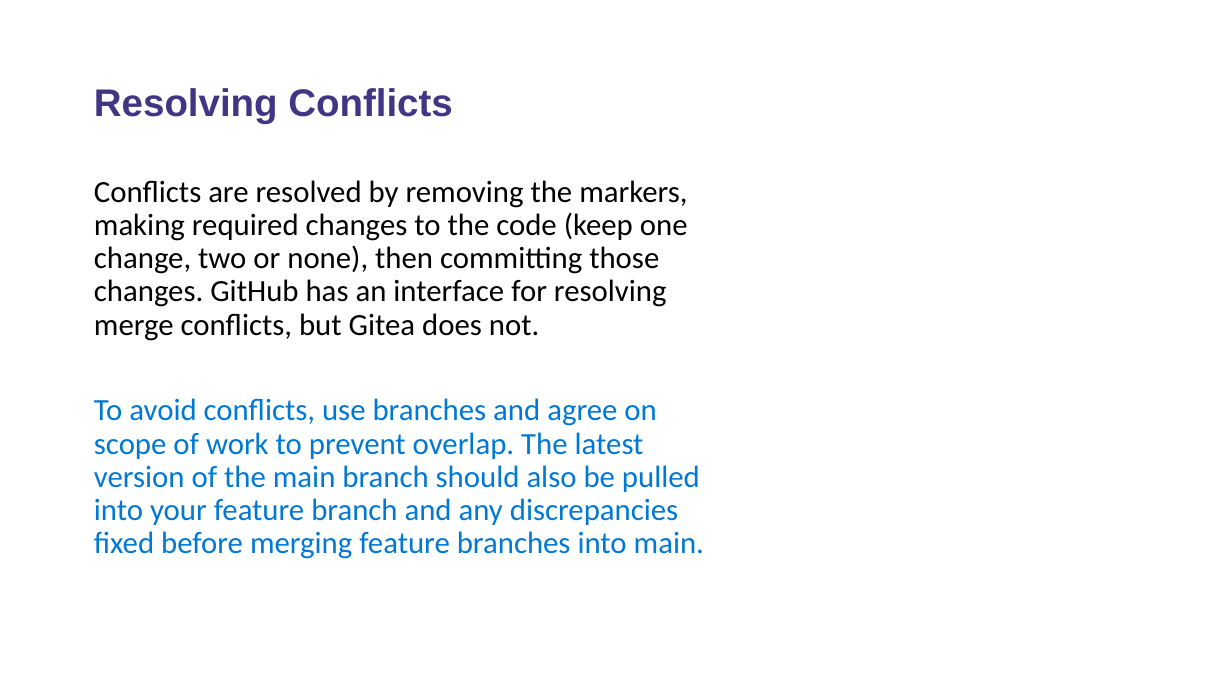
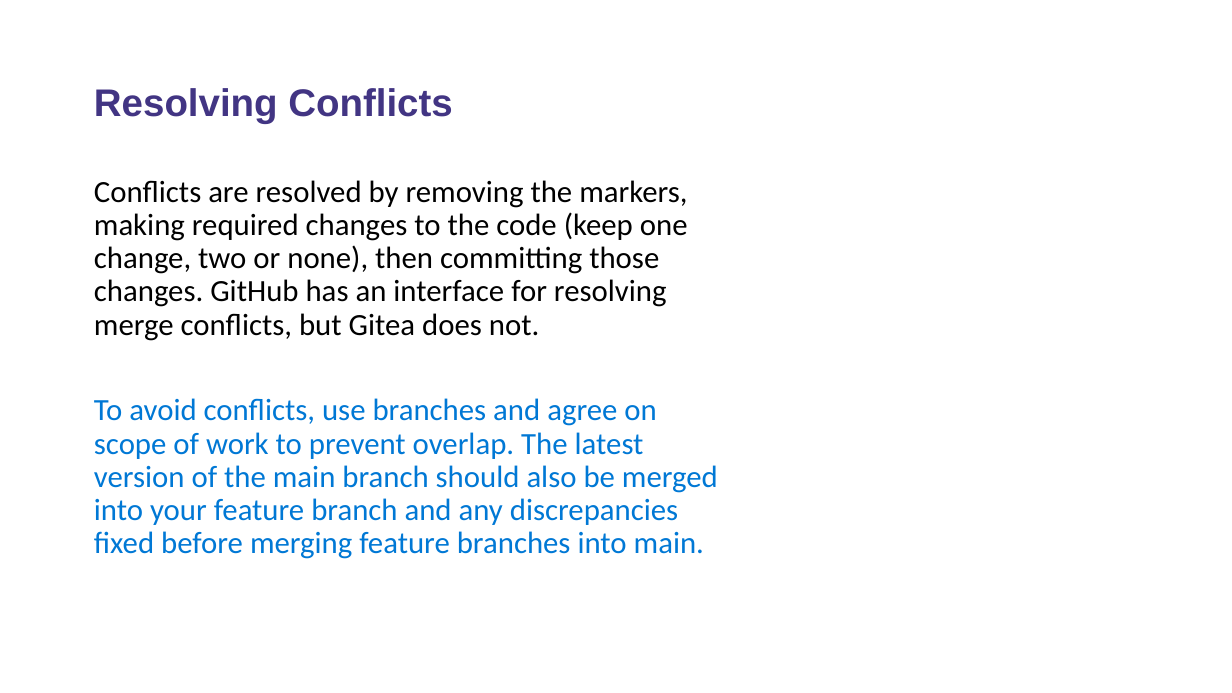
Before and after one commit to Public-Health-Scotland/learn-git, a slide deck: slide 47 of Introduction to Git.pptx. Drawn at 1232x693 pixels with LibreOffice and Linux fonts; fonts in the diff are those of the drawing; background and template pictures are left out. Boxes give left, top, right and bottom in pixels: in the first picture for what was removed or moved away, otherwise in the second. Text is boxed around its words. In the diff, an @@ line names an element or a change of style, - is before the commit and + after.

```diff
--- a/Introduction to Git.pptx
+++ b/Introduction to Git.pptx
@@ text at box(94, 398, 718, 559): text changed @@
-To avoid conflicts, use branches and agree on scope of work to prevent overlap. The latest version of the main branch should also be pulled into your feature branch and any discrepancies fixed before merging feature branches into main.
+To avoid conflicts, use branches and agree on scope of work to prevent overlap. The latest version of the main branch should also be merged into your feature branch and any discrepancies fixed before merging feature branches into main.
```
Also in this commit, not shown: 2 other slides changed, 1 other file.
